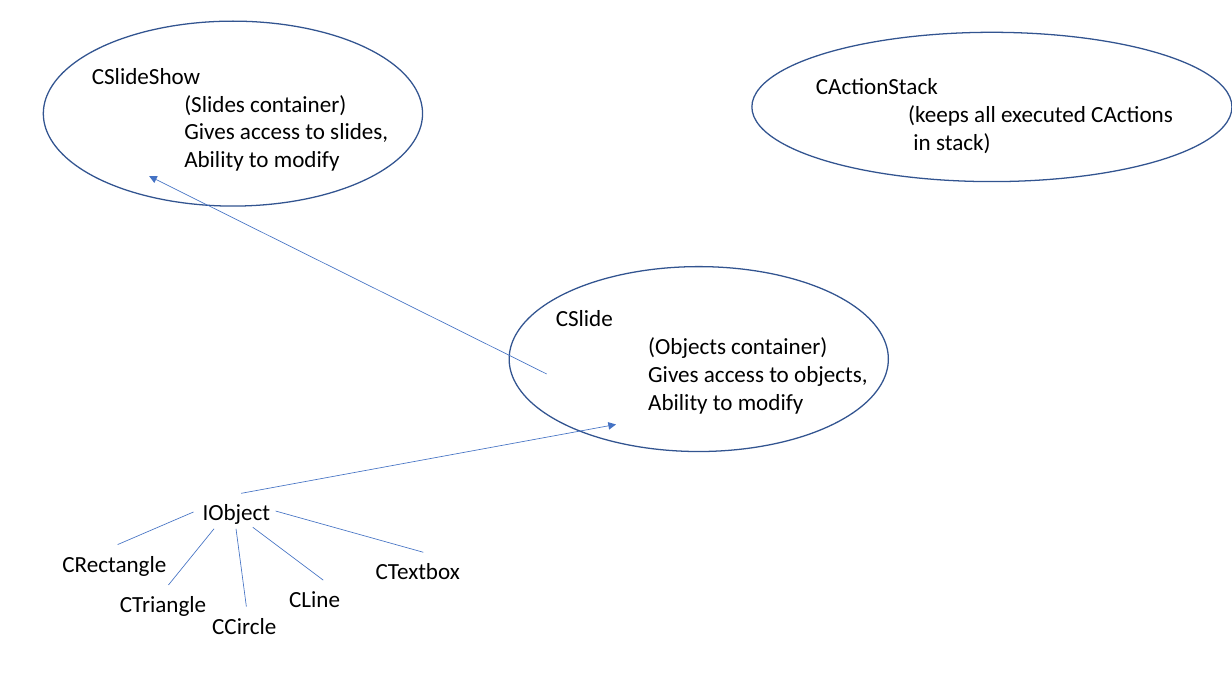
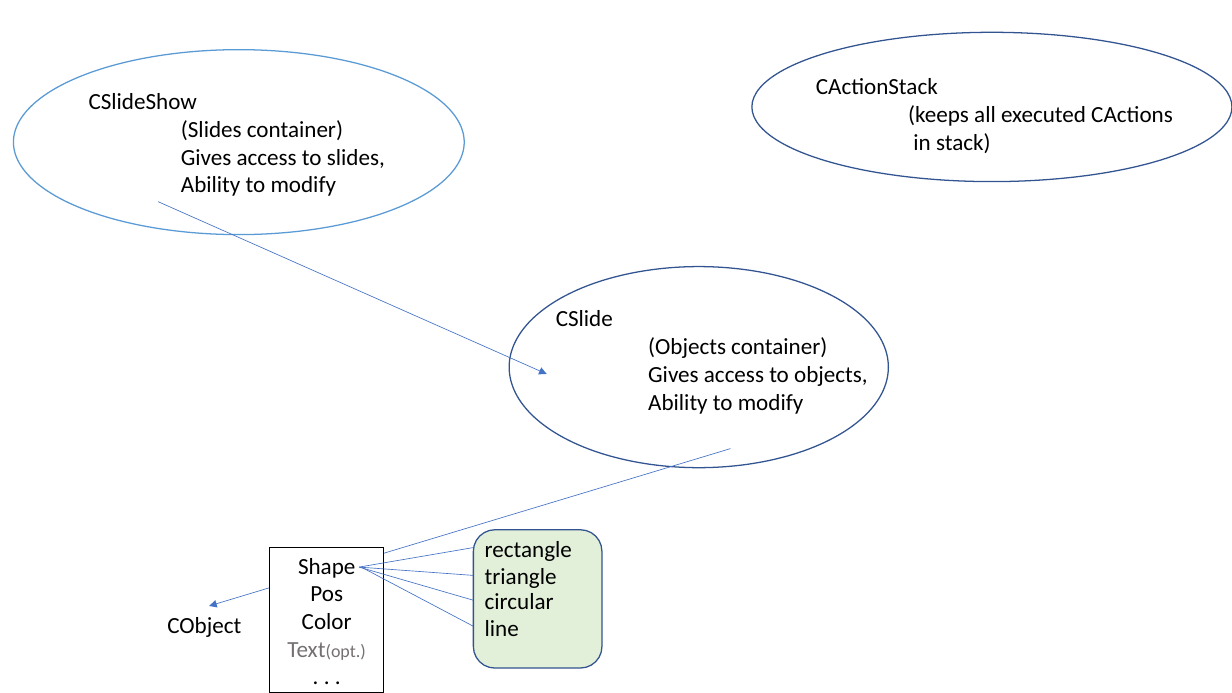
Before and after one commit to VardanyanAlex/PowerPoint, a slide deck: slide 5 of Powerpoint.pptx (slide 4 before the commit). Drawn at 1232x693 pixels with LibreOffice and Linux fonts; fonts in the diff are those of the drawing. Boxes give left, top, right and bottom in pixels: in the first picture for what was removed or moved away, otherwise in the second. Text is boxed around its words. In the diff, an @@ line names an element or a change of style, - is before the commit and + after.

```diff
--- a/Powerpoint.pptx
+++ b/Powerpoint.pptx
@@ ellipse removed at <box>43,21,422,206</box> @@
@@ ellipse "CSlideShow": place and size @@
-ellipse "CSlideShow" at <box>92,68,388,171</box>
+ellipse "CSlideShow" at <box>14,50,465,235</box>
@@ ellipse "CSlideShow" at <box>14,50,465,235</box>: vertical alignment top to middle; fill none to #FFFFFF; outline none to #5B9BD5 1 pt @@
@@ arrow moved from (547, 374) - (149, 177) to (158, 201) - (547, 374) @@
@@ ellipse: place and size @@
-ellipse at <box>509,267,888,452</box>
+ellipse at <box>509,267,888,469</box>
@@ arrow moved from (241, 494) - (616, 424) to (731, 449) - (209, 606) @@
@@ text removed at <box>203,504,271,524</box> @@
-IObject
@@ line removed from (193, 512) to (117, 544) @@
@@ line removed from (214, 529) to (168, 585) @@
@@ line removed from (236, 529) to (247, 607) @@
@@ rounded rectangle added at <box>473,530,602,668</box>, fill #E2F0D9, outline #325491 1 pt @@
@@ text removed at <box>62,556,166,576</box> @@
-CRectangle
@@ rectangle added at <box>270,548,384,693</box>, fill #FFFFFF, outline #000000 1 pt, 18 pt, text #000000 @@
+Shape
+Pos
+Color
+Text(opt.)
+. . .
@@ line moved from (275, 511) - (423, 553) to (360, 567) - (473, 548) @@
@@ line added from (476, 576) to (360, 567), #4472C4 0.5 pt @@
@@ line added from (476, 601) to (360, 567), #4472C4 0.5 pt @@
@@ line moved from (253, 528) - (323, 580) to (476, 628) - (361, 567) @@
@@ text removed at <box>376,563,460,579</box> @@
-CTextbox
@@ text added at <box>485,568,557,588</box>, 18 pt, text #000000 @@
+triangle
@@ text added at <box>485,541,572,561</box>, 18 pt, text #000000 @@
+rectangle
@@ text removed at <box>120,596,206,616</box> @@
-CTriangle
@@ text removed at <box>289,591,340,607</box> @@
-CLine
@@ text added at <box>485,593,554,609</box>, 18 pt, text #000000 @@
+circular
@@ text added at <box>167,617,241,637</box>, 18 pt, text #000000 @@
+CObject
@@ text removed at <box>212,618,276,634</box> @@
-CCircle
@@ text added at <box>485,620,519,636</box>, 18 pt, text #000000 @@
+line
```
Also in this commit, not shown: 2 other slides changed, 1 slide added, 1 slide removed.
